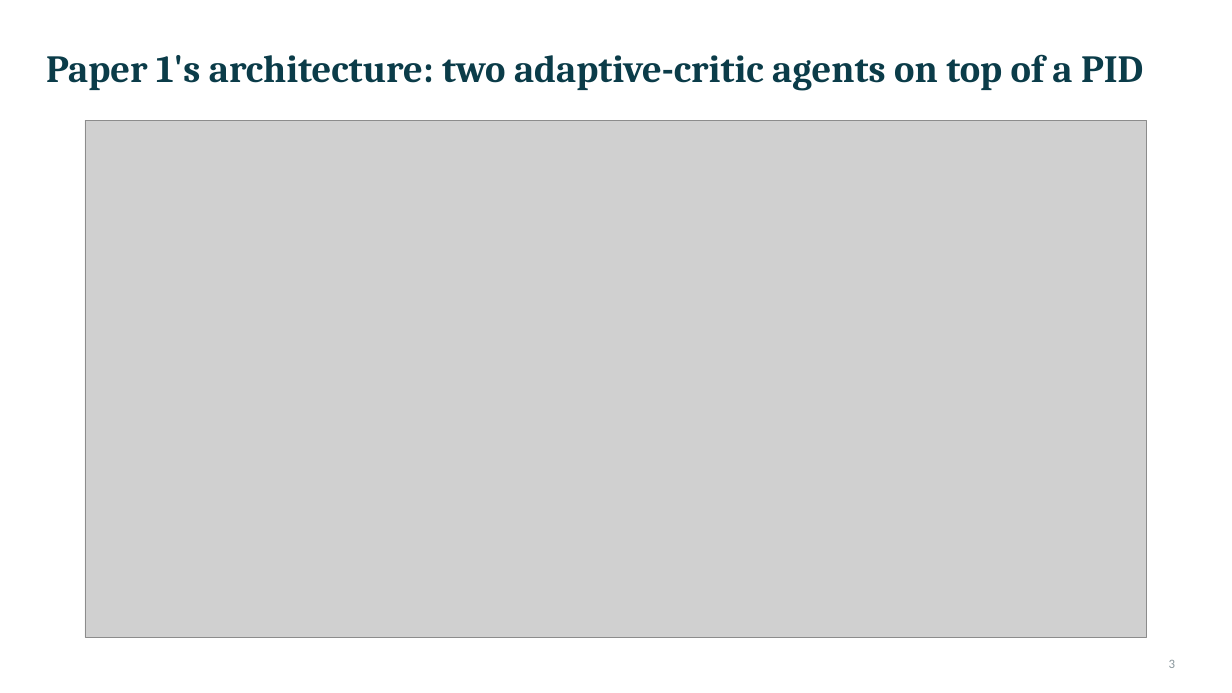
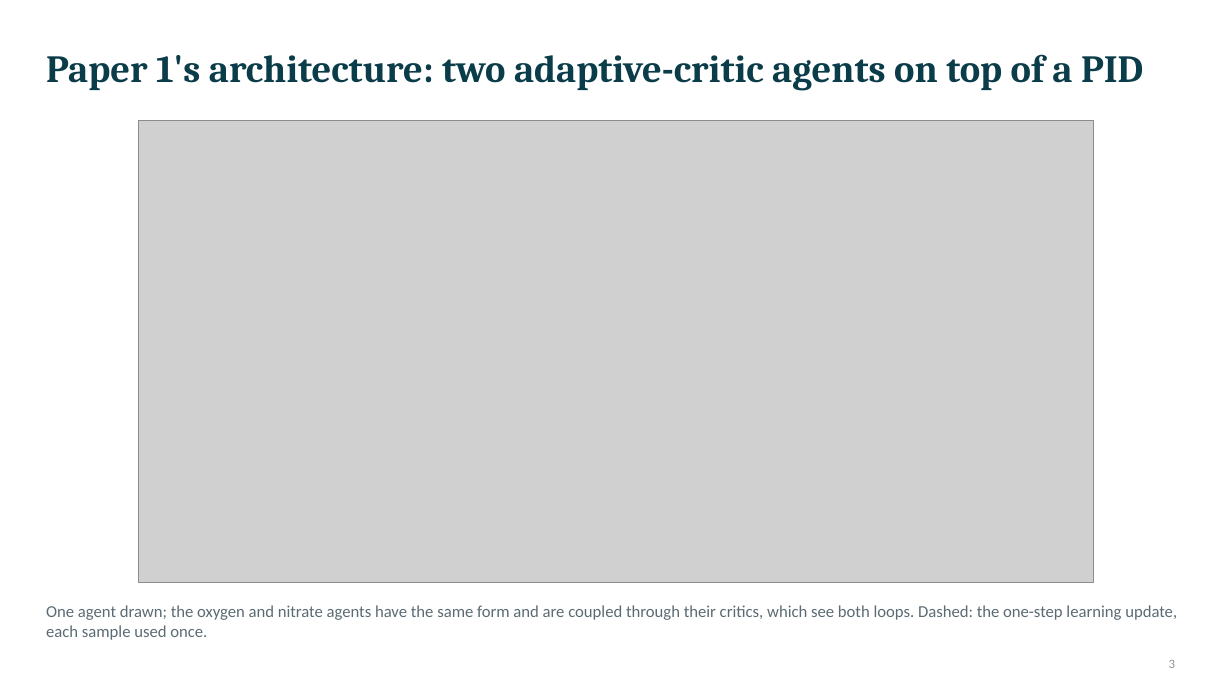
Before and after one commit to Amritha902/water_resource, a slide deck: slide 3 of docs/Paper1_Architecture_Deck.pptx. Drawn at 1232x693 pixels with LibreOffice and Linux fonts; fonts in the diff are those of the drawing; grey boxes stand for pictures. Boxes give left, top, right and bottom in pixels: in the first picture for what was removed or moved away, otherwise in the second. Text is boxed around its words. In the diff, an @@ line names an element or a change of style, - is before the commit and + after.

Commit message:
Paper 1: deck with the new diagrams and figures; paper adds ILC algorithm, training settings, pre-declared answers, recommendations

```diff
--- a/docs/Paper1_Architecture_Deck.pptx
+++ b/docs/Paper1_Architecture_Deck.pptx
@@ picture: place and size @@
-picture at [85,120,1147,638]
+picture at [139,120,1093,582]
@@ text added at [46,605,1177,640], 13 pt, text #5B6B73 @@
+One agent drawn; the oxygen and nitrate agents have the same form and are coupled through their critics, which see both loops. Dashed: the one-step learning update, each sample used once.
```
Also in this commit, not shown: 4 other slides changed, 4 slides added, 2 slides removed, 5 other files.
